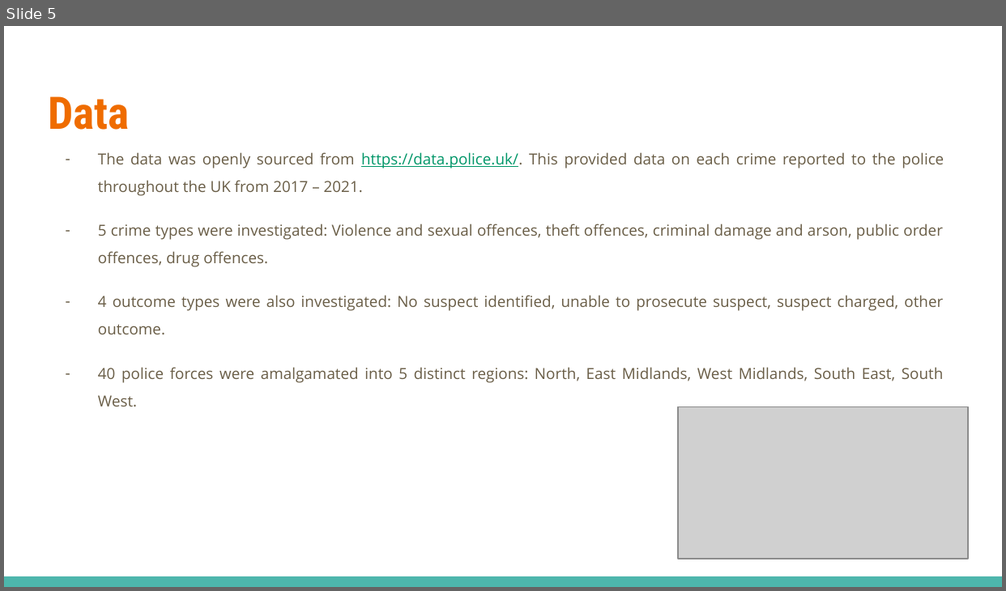
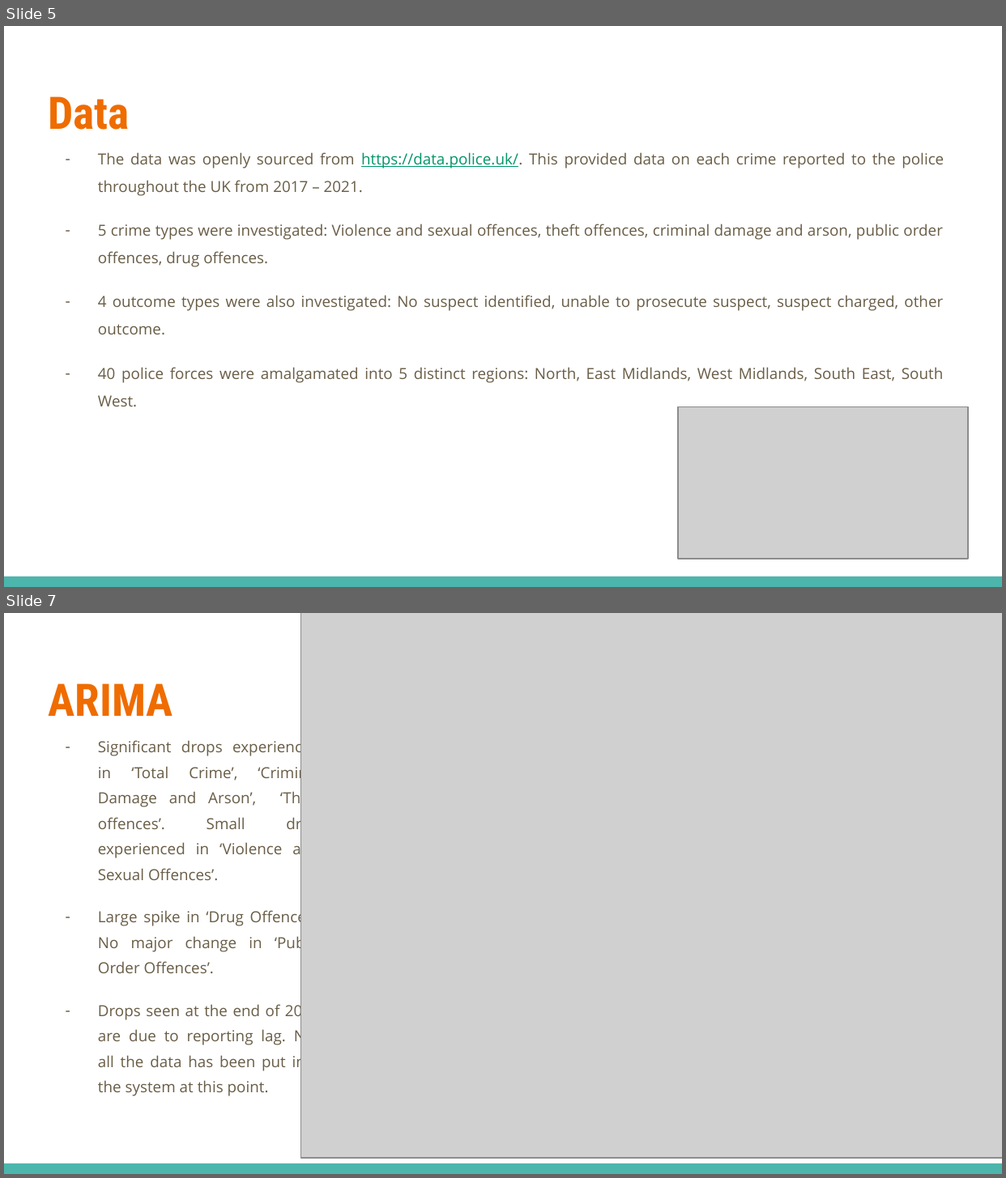
Before and after one commit to elliot-linsey/QMUL, a slide deck: EOY Project/Presentation.pptx. Shown one above the other, each under a label of ours: slide 5 before the commit, slides 5 and 7 after it; the slides between them are not shown. The pictures are 1006x591 and 1006x1178 pixels, drawn with LibreOffice and Linux fonts; fonts in the diff are those of the drawing; grey boxes stand for pictures. Boxes give left, top, right and bottom in pixels: in the first picture for what was removed or moved away, otherwise in the second. Text is boxed around its words. In the diff, an @@ line names an element or a change of style, - is before the commit and + after.

```diff
--- a/EOY Project/Presentation.pptx
+++ b/EOY Project/Presentation.pptx
@@ slide 7 added at [4, 613, 1002, 1174], background #FFFFFF; not listed: 1 template element that a slide beside it also shows @@
@@ picture added at [300, 613, 1002, 1158] @@
@@ title added at [48, 683, 172, 716], 32.4 pt, text #EF6C00, bold @@
+ARIMA
@@ text added at [98, 738, 320, 1097], 11 pt, text #695D46 @@
+– Significant drops experienced in ‘Total Crime’, ‘Criminal Damage and Arson’, ‘Theft offences’. Small drop experienced in ‘Violence and Sexual Offences’.
+– Large spike in ‘Drug Offences’. No major change in ‘Public Order Offences’.
+– Drops seen at the end of 2021 are due to reporting lag. Not all the data has been put into the system at this point.
```
Also in this commit, not shown: 1 slide changed, 4 other slides added, 1 slide removed, 1 other file.
